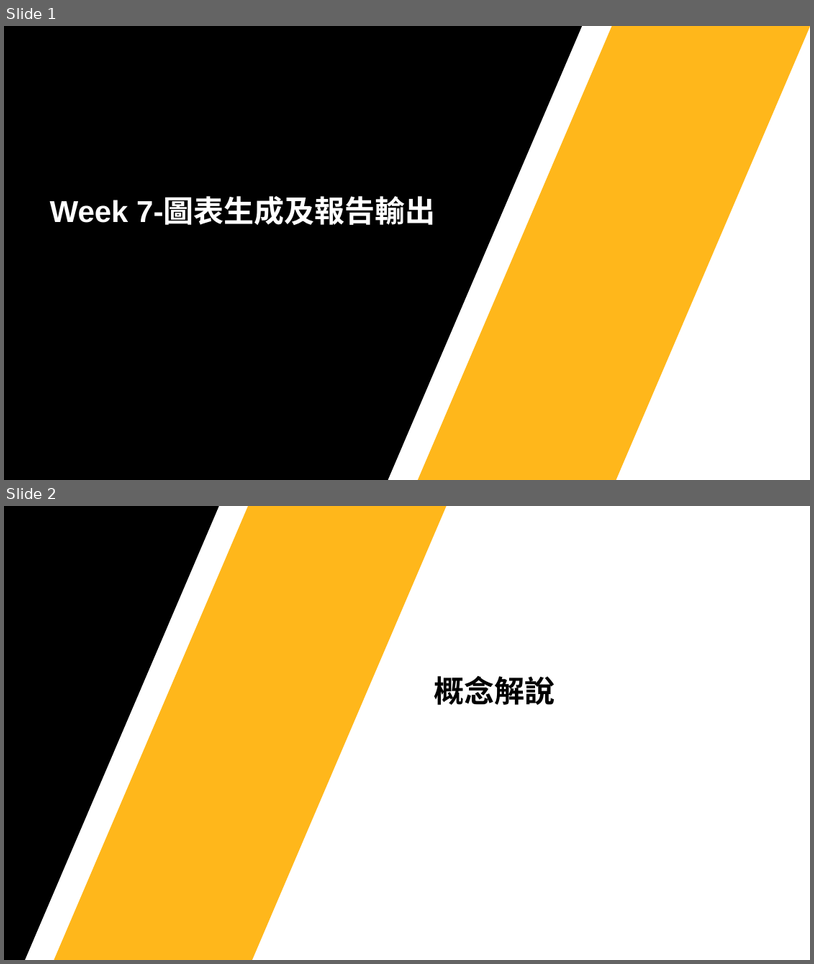
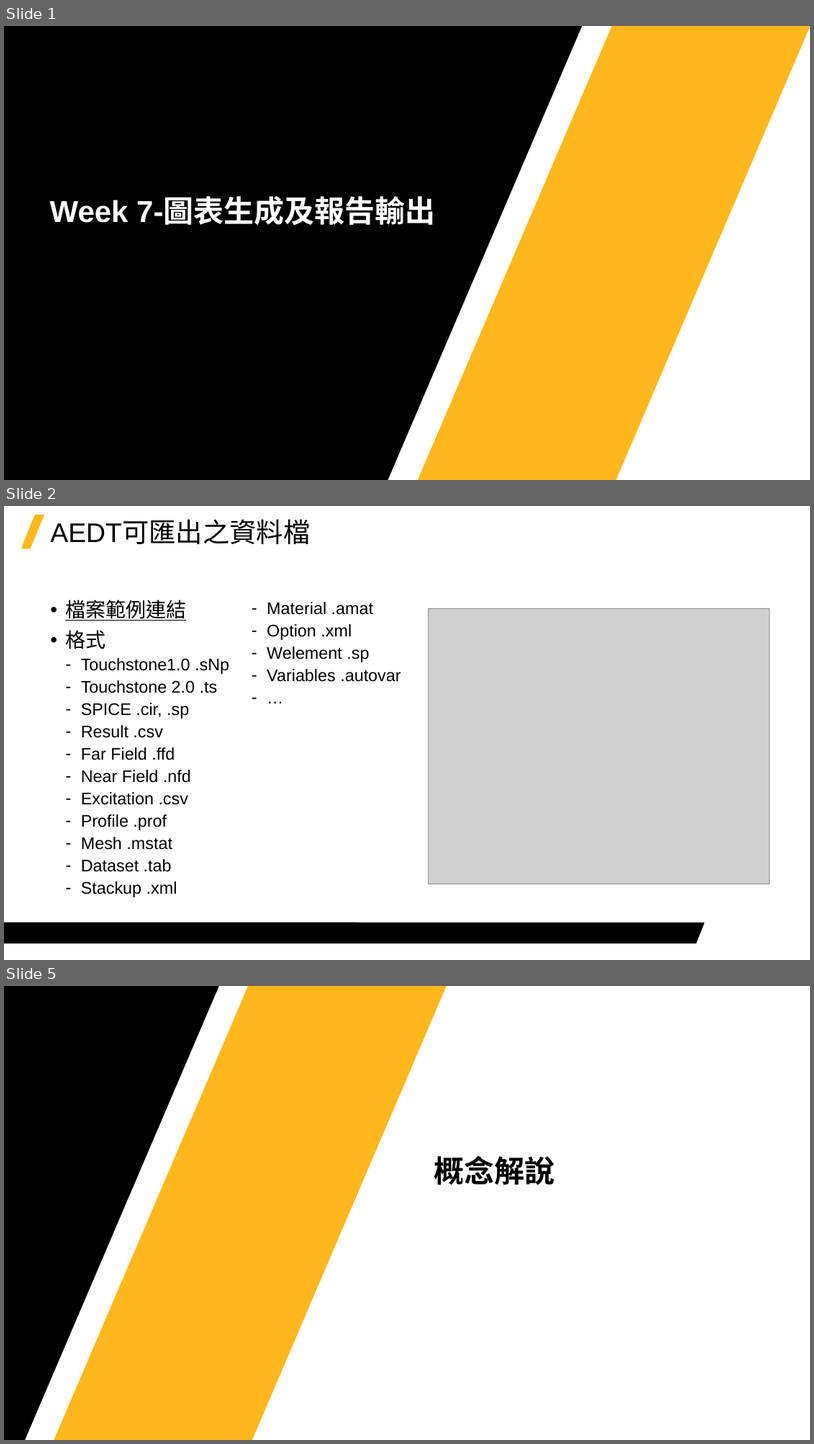
Before and after one commit to Jerrick-cheng/AEDT-Automation-Camp, a slide deck: 上課教材/Week7.pptx. Shown one above the other, each under a label of ours: slides 1 and 2 before the commit, slides 1, 2 and 5 after it; the slides between them are not shown. The pictures are 814x964 and 814x1444 pixels, drawn with LibreOffice and Linux fonts; fonts in the diff are those of the drawing; grey boxes stand for pictures; background and template pictures are left out. Boxes give left, top, right and bottom in pixels: in the first picture for what was removed or moved away, otherwise in the second. Text is boxed around its words. In the diff, an @@ line names an element or a change of style, - is before the commit and + after.

```diff
--- a/上課教材/Week7.pptx
+++ b/上課教材/Week7.pptx
@@ slide 2 added at (x1=4, y1=506, x2=810, y2=960), background #FFFFFF @@
@@ parallelogram added at (x1=21, y1=515, x2=44, y2=548), fill #FFB71B @@
@@ title added at (x1=50, y1=520, x2=310, y2=544), 32 pt, text #000000 @@
+AEDT可匯出之資料檔
@@ text added at (x1=65, y1=600, x2=401, y2=897), 20 pt, text #000000 @@
+• 檔案範例連結
+• 格式
+  ‐ Touchstone1.0 .sNp
+  ‐ Touchstone 2.0 .ts
+  ‐ SPICE .cir, .sp
+  ‐ Result .csv
+  ‐ Far Field .ffd
+  ‐ Near Field .nfd
+  ‐ Excitation .csv
+  ‐ Profile .prof
+  ‐ Mesh .mstat
+  ‐ Dataset .tab
+  ‐ Stackup .xml
+  ‐ Material .amat
+  ‐ Option .xml
+  ‐ Welement .sp
+  ‐ Variables .autovar
+  ‐ …
@@ picture added at (x1=429, y1=608, x2=771, y2=884) @@
@@ freeform shape added at (x1=4, y1=922, x2=705, y2=943), fill #000000 @@
@@ what was slide 2 is now slide 5 @@
```
Also in this commit, not shown: 2 other slides added, 1 slide removed, 1 other file.
